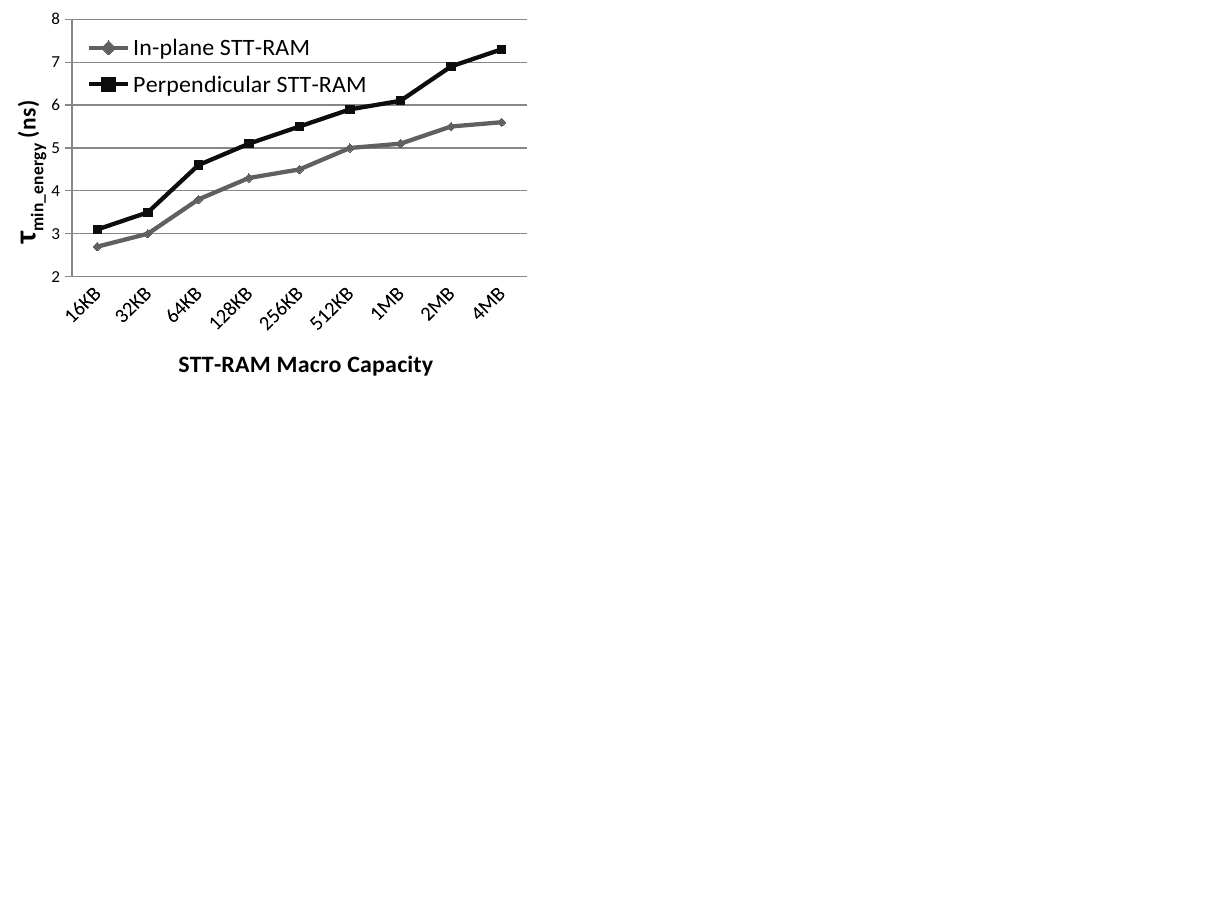
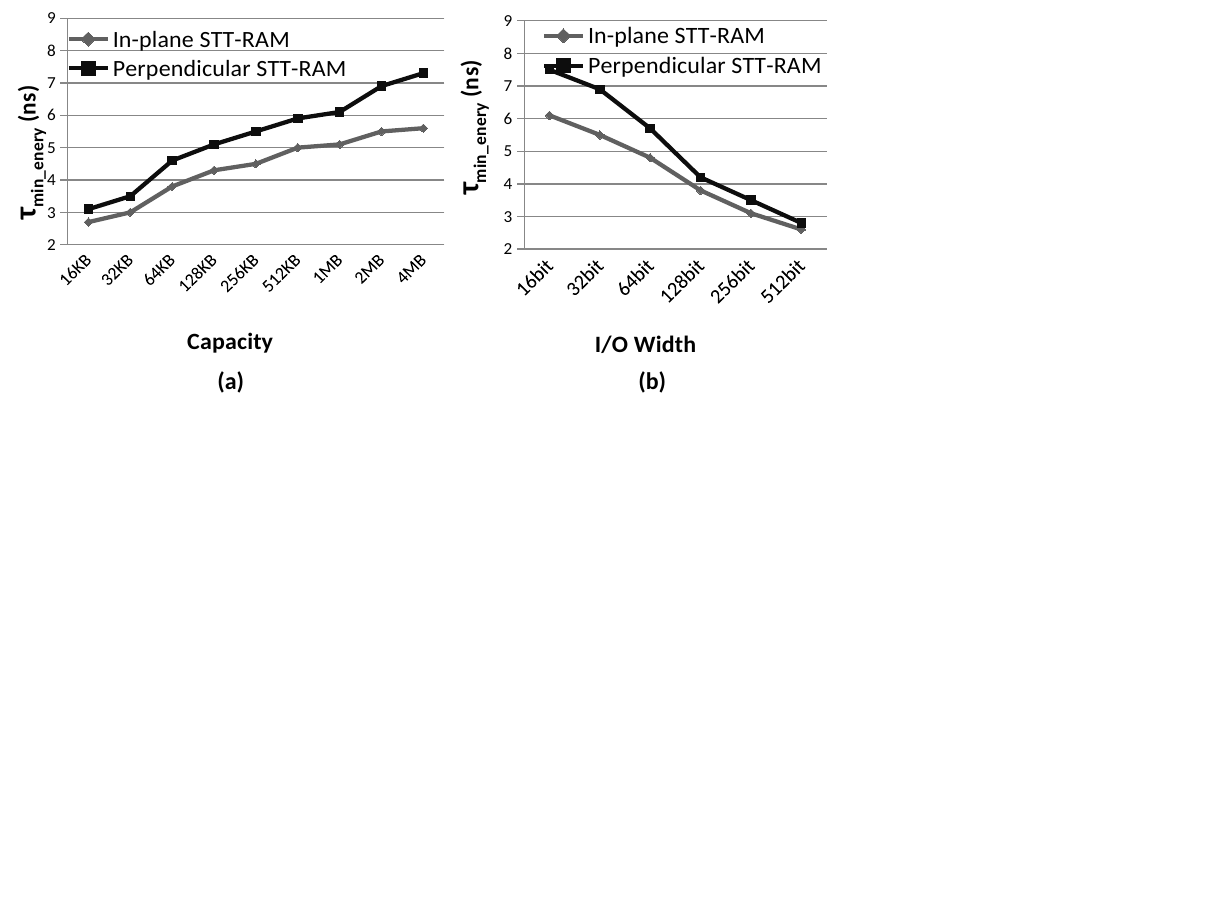
Before and after one commit to ominux/martts, a slide deck: slide 1 of other/MinEnergy.pptx. Drawn at 1232x924 pixels with LibreOffice and Linux fonts; fonts in the diff are those of the drawing. Boxes give left, top, right and bottom in pixels: in the first picture for what was removed or moved away, otherwise in the second. Text is boxed around its words. In the diff, an @@ line names an element or a change of style, - is before the commit and + after.

```diff
--- a/other/MinEnergy.pptx
+++ b/other/MinEnergy.pptx
@@ line chart at (0, 0, 469, 363) @@
@@ category axis title "STT-RAM Macro Capacity" to "Capacity" @@
@@ value axis title "τmin_energy (ns)" to "τmin_enery (ns)" @@
@@ category axis changed @@
@@ value axis changed @@
@@ plot area changed @@
@@ line chart: place and size @@
-line chart at (0, 0, 557, 387)
+line chart at (0, 0, 469, 363)
@@ line chart added at (437, 2, 837, 366) @@
+categories: 16bit, 32bit, 64bit, 128bit, 256bit, 512bit
+In-plane STT-RAM: 6.1, 5.5, 4.8, 3.8, 3.1, 2.6
+Perpendicular STT-RAM: 7.5, 6.9, 5.7, 4.2, 3.5, 2.8
@@ text added at (217, 371, 244, 393), 14 pt, text #000000, bold @@
+(a)
@@ text added at (638, 371, 666, 393), 14 pt, text #000000, bold @@
+(b)
```
Also in this commit, not shown: 4 other files.
